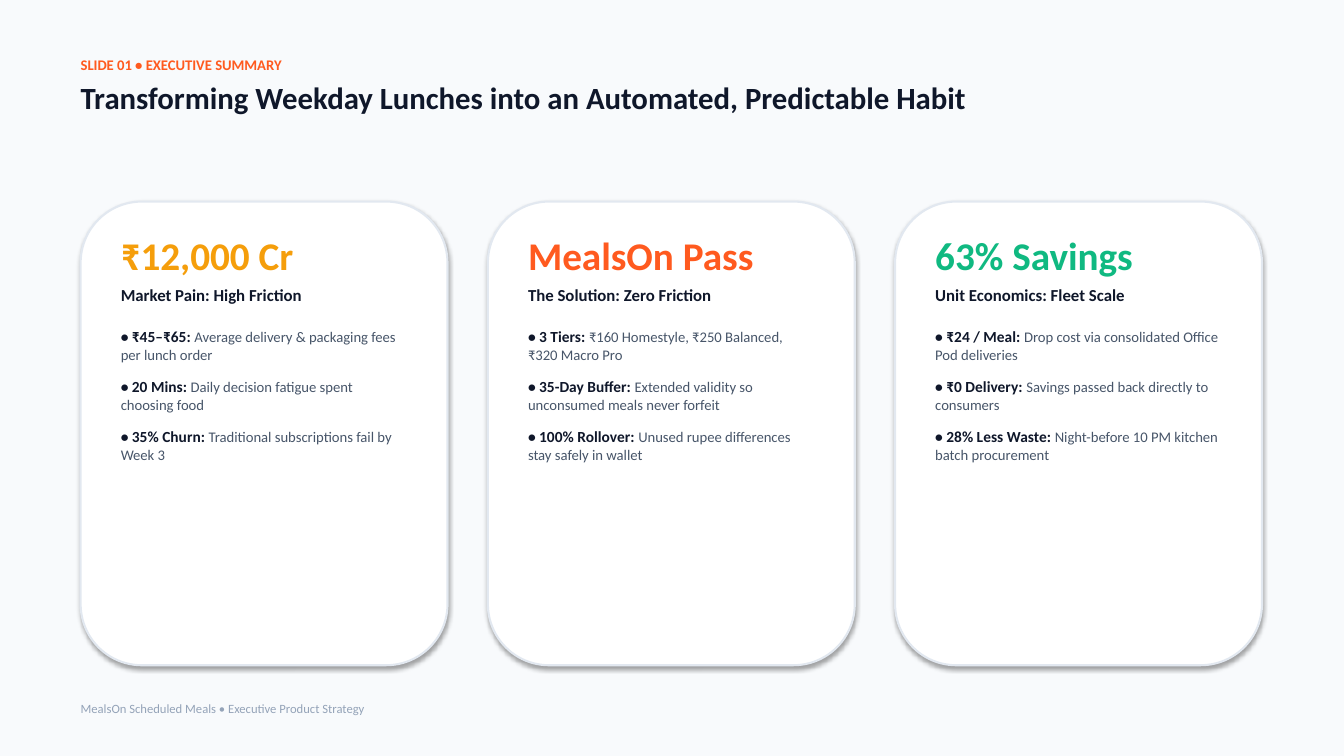
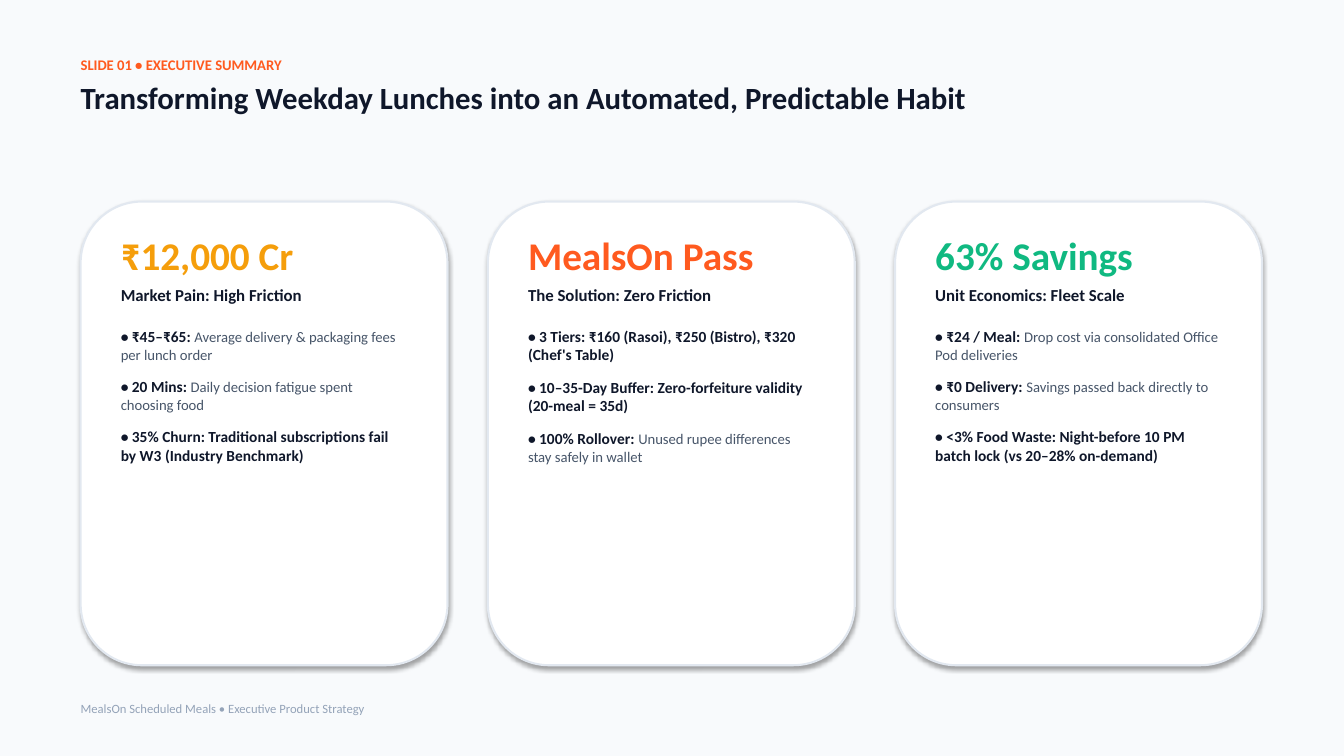
Before and after one commit to AnimeFreak95/Assignment_MealOn, a slide deck: slide 1 of dist/presentation/MealsOn_Executive_Presentation.pptx. Drawn at 1344x756 pixels with LibreOffice and Linux fonts; fonts in the diff are those of the drawing. Boxes give left, top, right and bottom in pixels: in the first picture for what was removed or moved away, otherwise in the second. Text is boxed around its words. In the diff, an @@ line names an element or a change of style, - is before the commit and + after.

```diff
--- a/dist/presentation/MealsOn_Executive_Presentation.pptx
+++ b/dist/presentation/MealsOn_Executive_Presentation.pptx
@@ text at bbox=[528, 330, 803, 413]: text changed; size 10.5 to 11 pt; text colour #475569 to #0F172A; bold on @@
-• 3 Tiers: ₹160 Homestyle, ₹250 Balanced, ₹320 Macro Pro
-• 35-Day Buffer: Extended validity so unconsumed meals never forfeit
+• 3 Tiers: ₹160 (Rasoi), ₹250 (Bistro), ₹320 (Chef's Table)
+• 10–35-Day Buffer: Zero-forfeiture validity (20-meal = 35d)
@@ text at bbox=[121, 431, 389, 464]: text changed; size 10.5 to 11 pt; text colour #475569 to #0F172A; bold on @@
-• 35% Churn: Traditional subscriptions fail by Week 3
+• 35% Churn: Traditional subscriptions fail by W3 (Industry Benchmark)
@@ text at bbox=[935, 431, 1185, 463]: text changed; size 10.5 to 11 pt; text colour #475569 to #0F172A; bold on @@
-• 28% Less Waste: Night-before 10 PM kitchen batch procurement
+• <3% Food Waste: Night-before 10 PM batch lock (vs 20–28% on-demand)
```
Also in this commit, not shown: 11 other slides changed, 7 other files.
